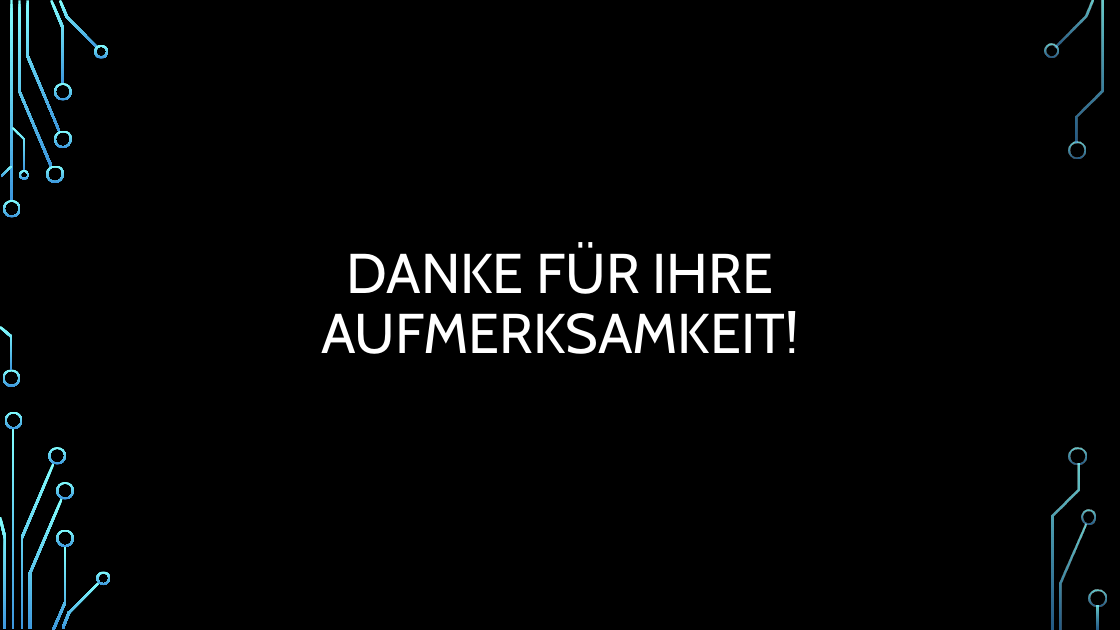
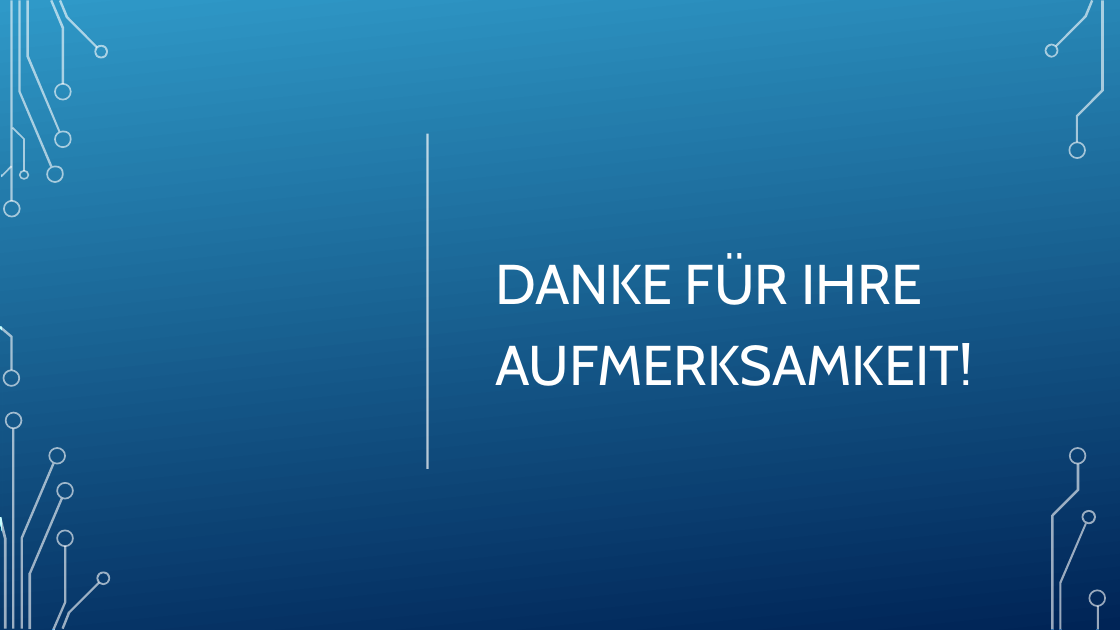
Before and after one commit to CelMur/TINF21CS2_Security_by_Design_Gruppenprojekt, a slide deck: slide 15 of Documentation/2023_10_26_SBD_Präsentation_final.pptx. Drawn at 1120x630 pixels with LibreOffice and Linux fonts; fonts in the diff are those of the drawing; background and template pictures are left out. Boxes give left, top, right and bottom in pixels: in the first picture for what was removed or moved away, otherwise in the second. Text is boxed around its words. In the diff, an @@ line names an element or a change of style, - is before the commit and + after.

```diff
--- a/Documentation/2023_10_26_SBD_Präsentation_final.pptx
+++ b/Documentation/2023_10_26_SBD_Präsentation_final.pptx
@@ rectangle added at bbox=[3, 0, 1120, 628], fill gradient #3198C9 to #002456 @@
@@ text "DANKE FÜR IHRE AUFMERKSAMKEIT!": place and size @@
-text "DANKE FÜR IHRE AUFMERKSAMKEIT!" at bbox=[321, 245, 799, 354]
+text "DANKE FÜR IHRE AUFMERKSAMKEIT!" at bbox=[495, 256, 973, 386]
@@ text "DANKE FÜR IHRE AUFMERKSAMKEIT!" at bbox=[495, 256, 973, 386]: alignment centre to left; line spacing 0.9 to 1.2; more space between paragraphs; vertical alignment top to middle @@
@@ line added from (428, 134) to (428, 469), #FFFFFF 2 pt @@
@@ group added at bbox=[0, 0, 111, 630]: 24 freeform shapes, 2 rectangles @@
@@ group added at bbox=[1044, 0, 1107, 629]: 9 freeform shapes, 1 rectangle @@
```
Also in this commit, not shown: 3 other slides changed.
